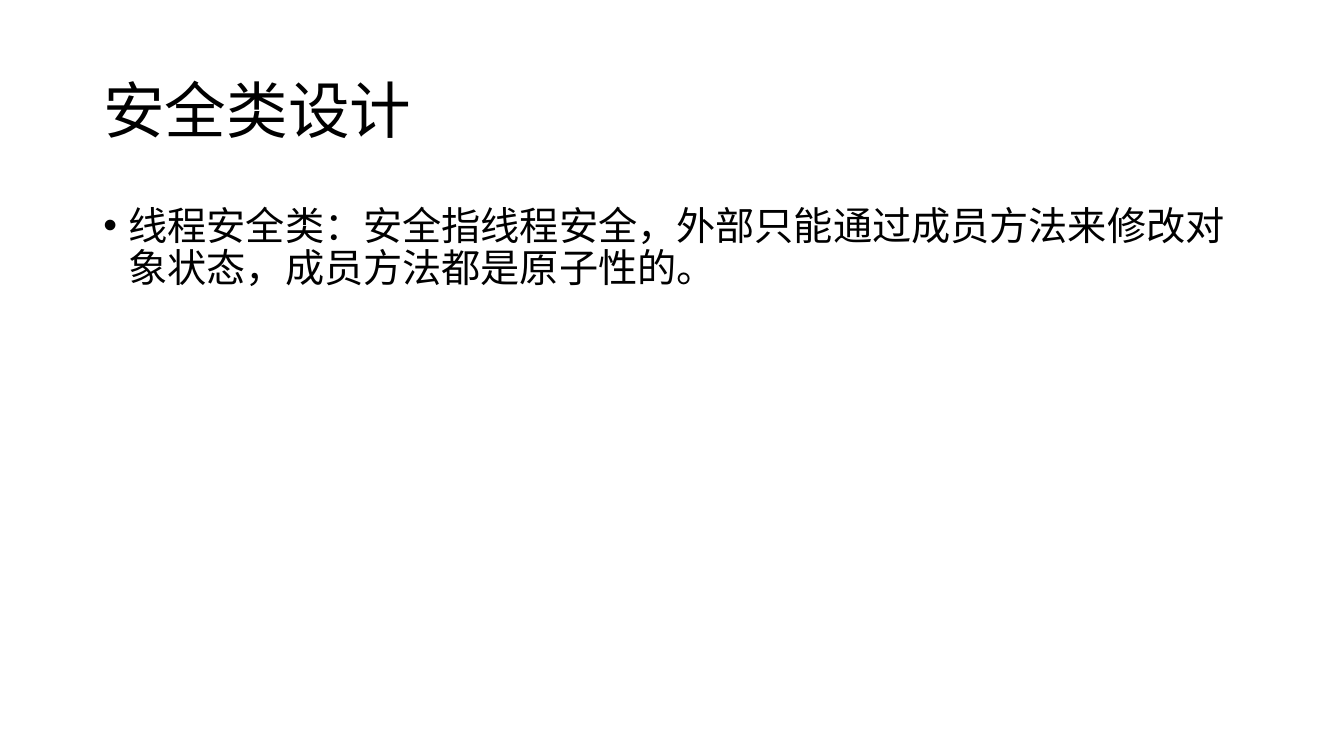
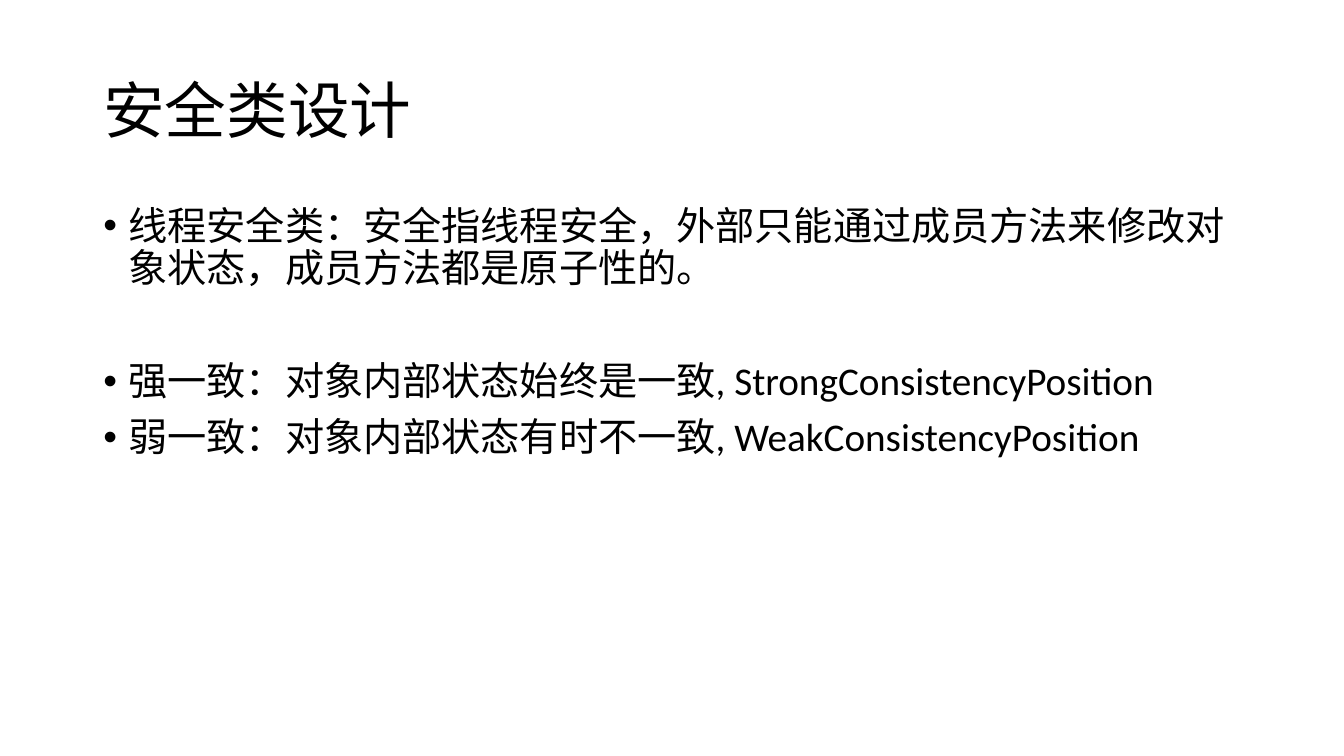
Before and after one commit to GerogeLeon/multithread_demo, a slide deck: slide 20 of JAVA并发编程.pptx. Drawn at 1344x756 pixels with LibreOffice and Linux fonts; fonts in the diff are those of the drawing. Boxes give left, top, right and bottom in pixels: in the first picture for what was removed or moved away, otherwise in the second. Text is boxed around its words. In the diff, an @@ line names an element or a change of style, - is before the commit and + after.

```diff
--- a/JAVA并发编程.pptx
+++ b/JAVA并发编程.pptx
@@ text at [128, 362, 1153, 458]: paragraphs added @@
+• 强一致：对象内部状态始终是一致, StrongConsistencyPosition
+• 弱一致：对象内部状态有时不一致, WeakConsistencyPosition
```
Also in this commit, not shown: 6 other slides changed, 7 other files.
